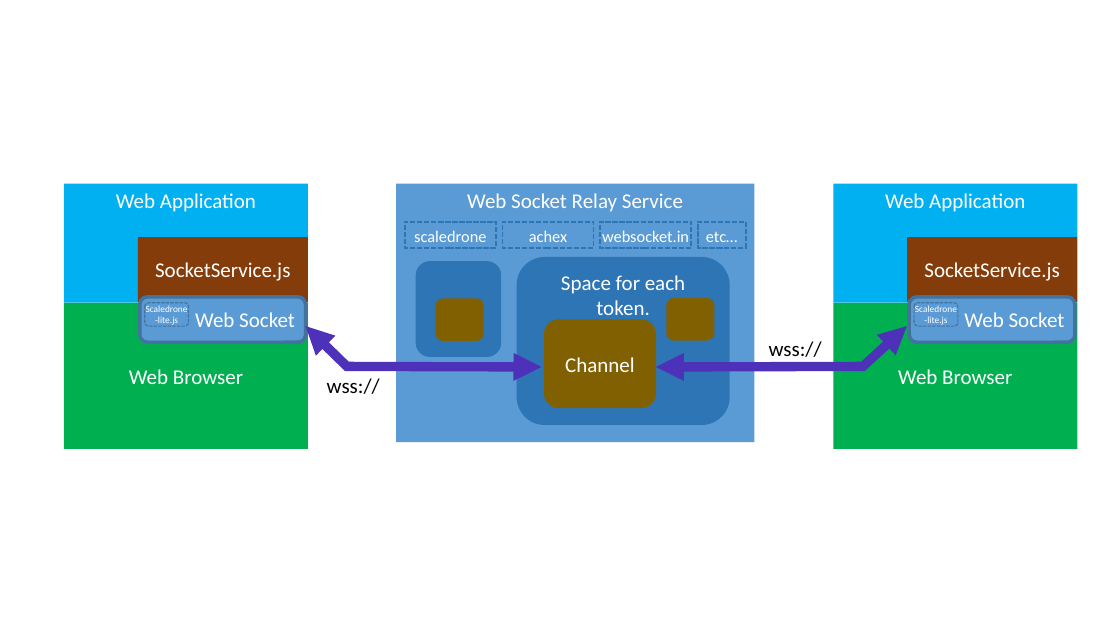
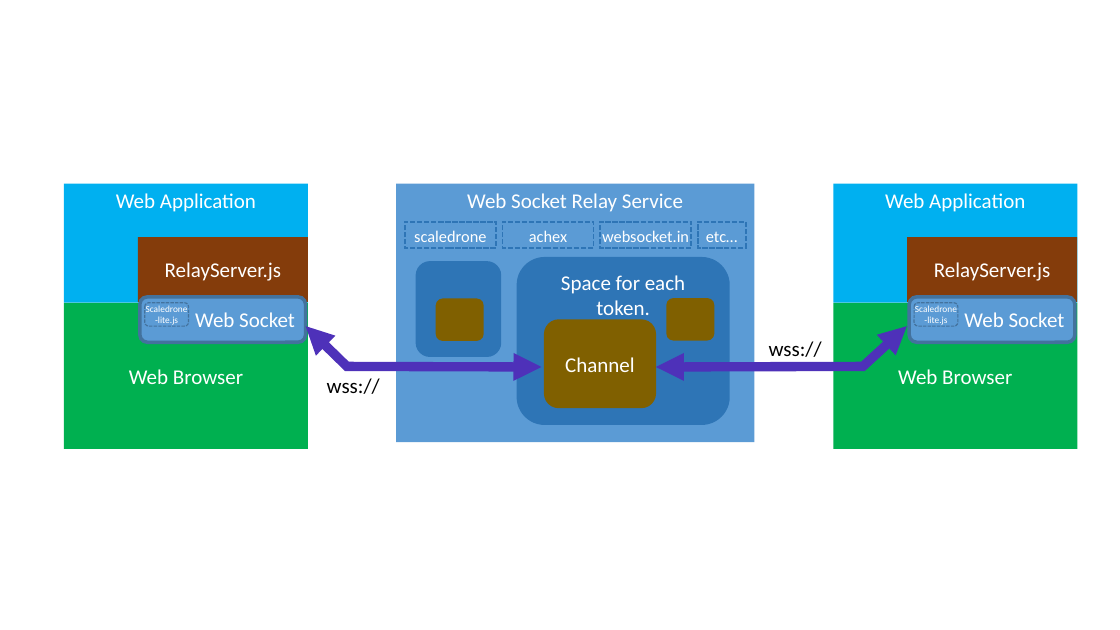
Before and after one commit to chirimen-oh/remote-connection, a slide deck: slide 1 of imgs/relay.pptx. Drawn at 1120x630 pixels with LibreOffice and Linux fonts; fonts in the diff are those of the drawing. Boxes give left, top, right and bottom in pixels: in the first picture for what was removed or moved away, otherwise in the second. Text is boxed around its words. In the diff, an @@ line names an element or a change of style, - is before the commit and + after.

```diff
--- a/imgs/relay.pptx
+++ b/imgs/relay.pptx
@@ text in rectangle at (165,262,281,281): text changed @@
-SocketService.js
+RelayServer.js
@@ text in rectangle at (934,262,1050,281): text changed @@
-SocketService.js
+RelayServer.js
```
Also in this commit, not shown: 1 other file.
